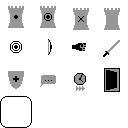
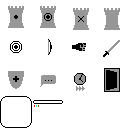
Before/after of a w=128, h=128 layered artwork. What changed in the layer stack:
added layer "Layer 14" above "Layer 11" over box(33, 100, 63, 107)
